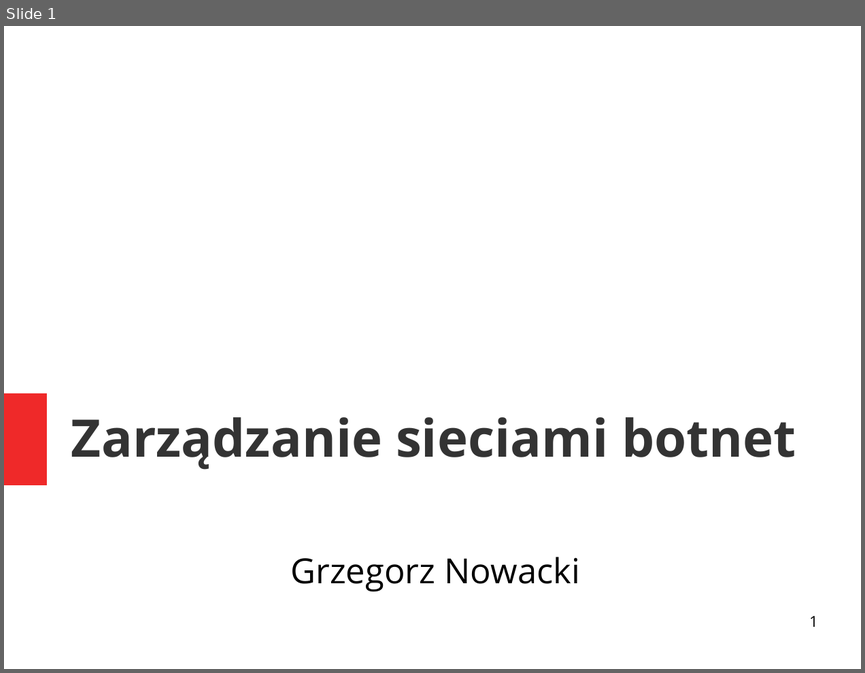
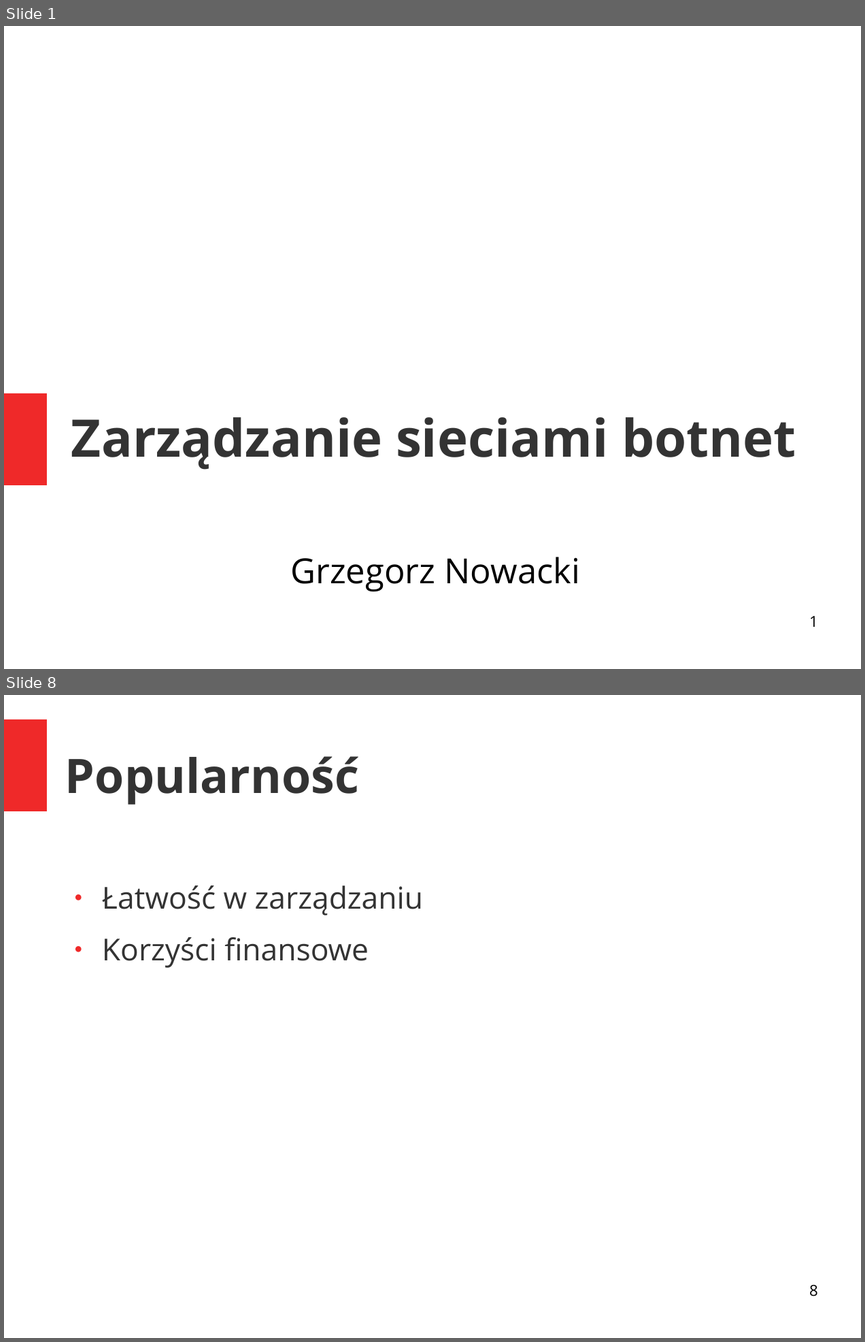
Before and after one commit to grzegorznowacki/Botnets, a slide deck: prezentacja.odp. Shown one above the other, each under a label of ours: slide 1 before the commit, slides 1 and 8 after it; the slides between them are not shown. The pictures are 865x673 and 865x1342 pixels, drawn with LibreOffice and Linux fonts; fonts in the diff are those of the drawing. Boxes give left, top, right and bottom in pixels: in the first picture for what was removed or moved away, otherwise in the second. Text is boxed around its words. In the diff, an @@ line names an element or a change of style, - is before the commit and + after.

```diff
--- a/prezentacja.odp
+++ b/prezentacja.odp
@@ slide 8 added at <box>4,695,861,1338</box>, background #FFFFFF @@
@@ rectangle added at <box>4,719,47,811</box>, fill #EF2929 @@
@@ title added at <box>65,756,359,804</box>, 44 pt, text #333333, bold @@
+Popularność
@@ text added at <box>102,885,423,968</box>, 28 pt, text #333333 @@
+● Łatwość w zarządzaniu
+● Korzyści finansowe
@@ page number added at <box>809,1285,818,1296</box>, 14 pt, text #000000 @@
+8
```
Also in this commit, not shown: 47 other slides added, 1 slide removed.
